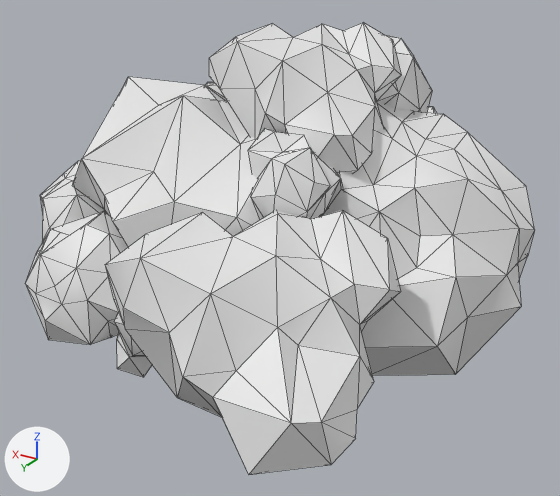
Renders of the FBX model Assets/Graphics/3D Models/Resources/m_r_Regolith.fbx from each side of a commit.
Before and after are seen from a 50 mm camera at (-0.173, 0.152, 0.168) aimed at (-0.013, -0.114, 0.035). The lights are fixed; the arrows at lower left show +X, +Y and +Z. Mesh edges are drawn as thin lines. Materials are left out; every surface is plain grey. Where no turn or scale is listed for an object, it has been applied to the vertices.

The first picture shows 'r_Regolith'.
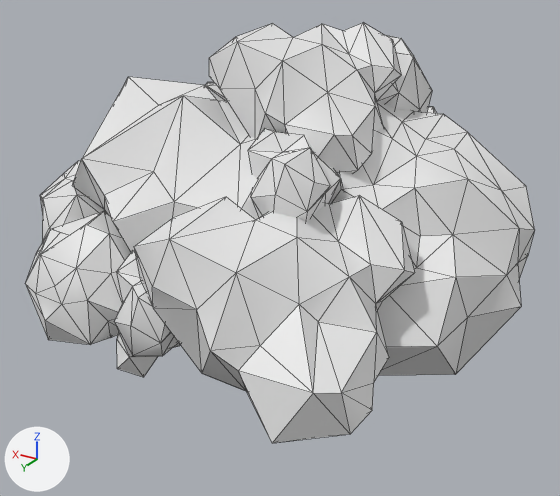
The newer file is also turned or shifted as a whole; pictures and numbers use the older file's frame.

Changed parts and their boxes [x1, y1, x2, y2] in the pictures (560 x 496 px; the box of a moved part takes in the faces that stretch with it):
'r_Regolith', reshaped (7% shorter)
    before: [25, 23, 535, 474]
    after: [25, 23, 535, 443]
part 1 of me_rock_040, moved or reshaped
    before: [105, 210, 401, 474]
    after: [134, 196, 415, 443]

Edits to the bpy script that builds the scene:
```text
Change me_rock_040:
    where me_rock_040.from_pydata(...)  # 812 vertices, 1564 faces; spans x -0.116..0.113, y -0.233..-0.006, z -0.005..0.128
    used by ob_r_regolith; location = (0.0, 0.0, 0.0)
    me_rock_040 part 1: the loose piece of 73 vertices spanning x -0.089..0.003, y -0.091..-0.006, z -0.003..0.076 is moved by (0.002, -0.017, 0.0)
```
